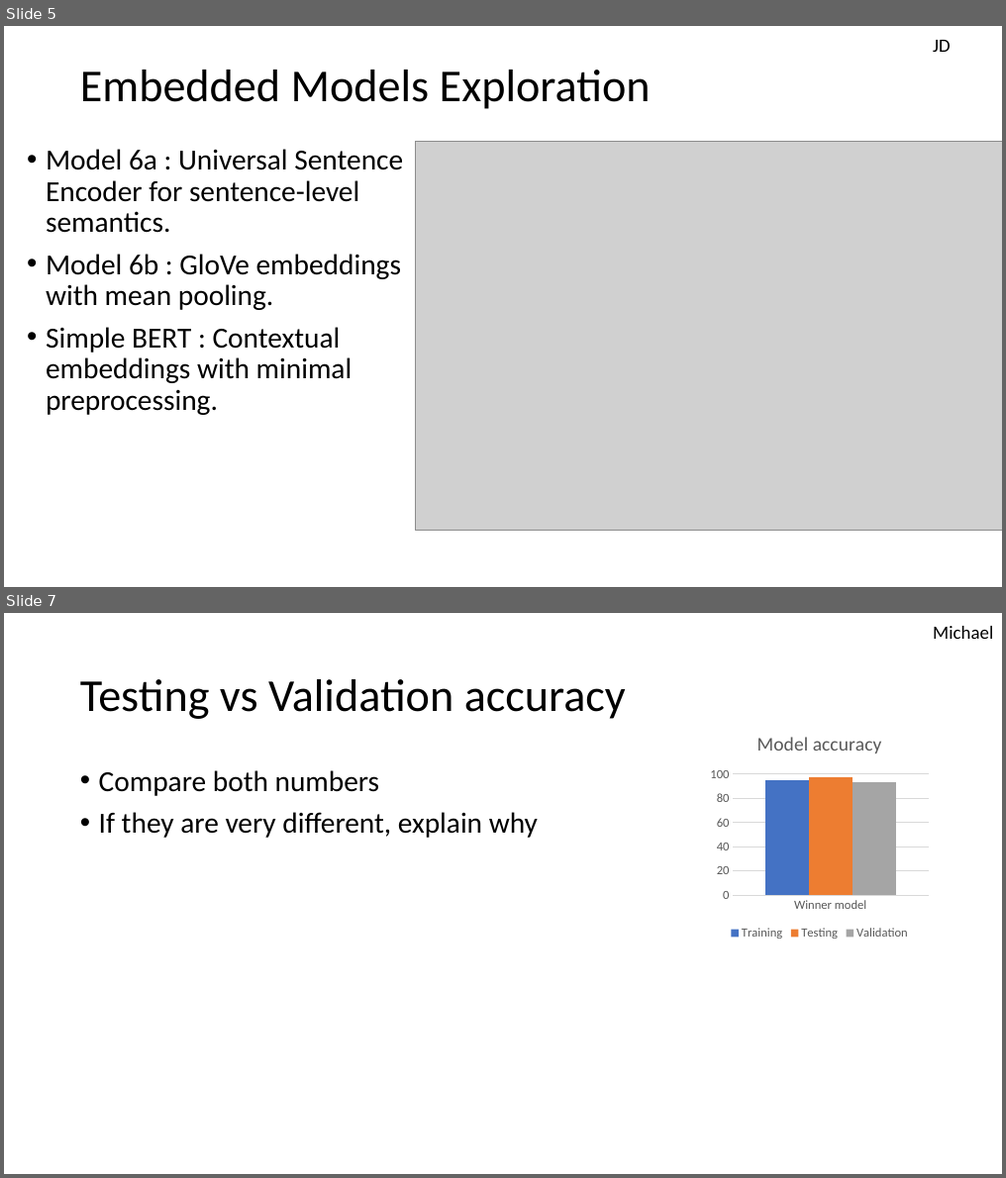
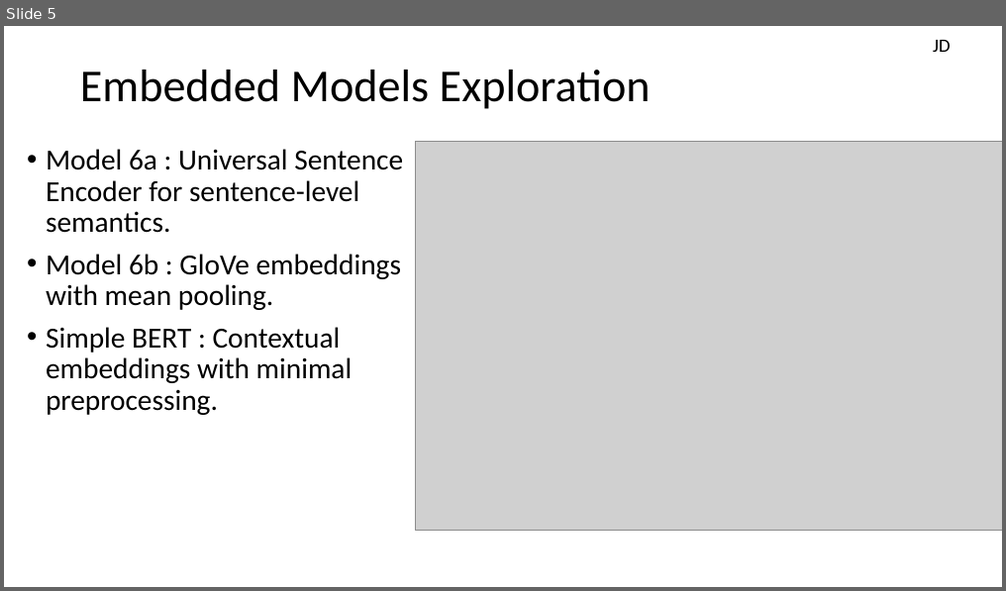
Before and after one commit to JeanDenisD/project-nlp-challenge, a slide deck: g2_presentation.pptx. Shown one above the other, each under a label of ours: slides 5 and 7 before the commit, slide 5 after it; the slides between them are not shown. The pictures are 1006x1178 and 1006x591 pixels, drawn with LibreOffice and Linux fonts; fonts in the diff are those of the drawing; grey boxes stand for pictures. Boxes give left, top, right and bottom in pixels: in the first picture for what was removed or moved away, otherwise in the second. Text is boxed around its words. In the diff, an @@ line names an element or a change of style, - is before the commit and + after.

```diff
--- a/g2_presentation.pptx
+++ b/g2_presentation.pptx
@@ slide 7 removed at (4, 613, 1002, 1174), background #FFFFFF @@
@@ text removed at (933, 626, 993, 639) @@
-Michael
@@ title removed at (80, 679, 626, 719) @@
-Testing vs Validation accuracy
@@ column chart removed at (706, 718, 934, 944) @@
-title "Model accuracy "
-categories: Winner model
-Training: 95
-Testing: 97
-Validation: 93
@@ text removed at (99, 770, 538, 838) @@
-• Compare both numbers
-• If they are very different, explain why
```
Also in this commit, not shown: 1 slide changed, 2 slides added, 1 other slide removed.
